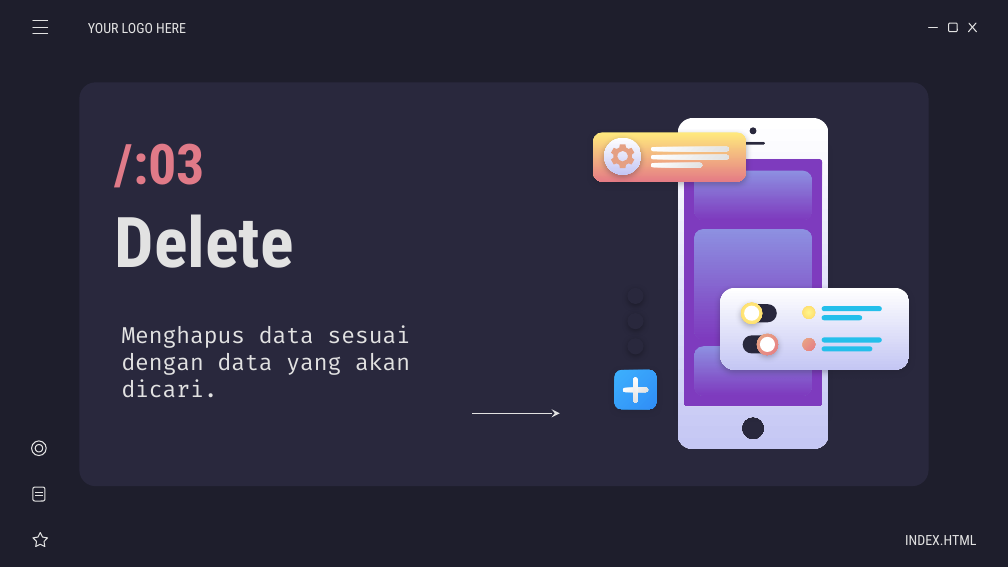
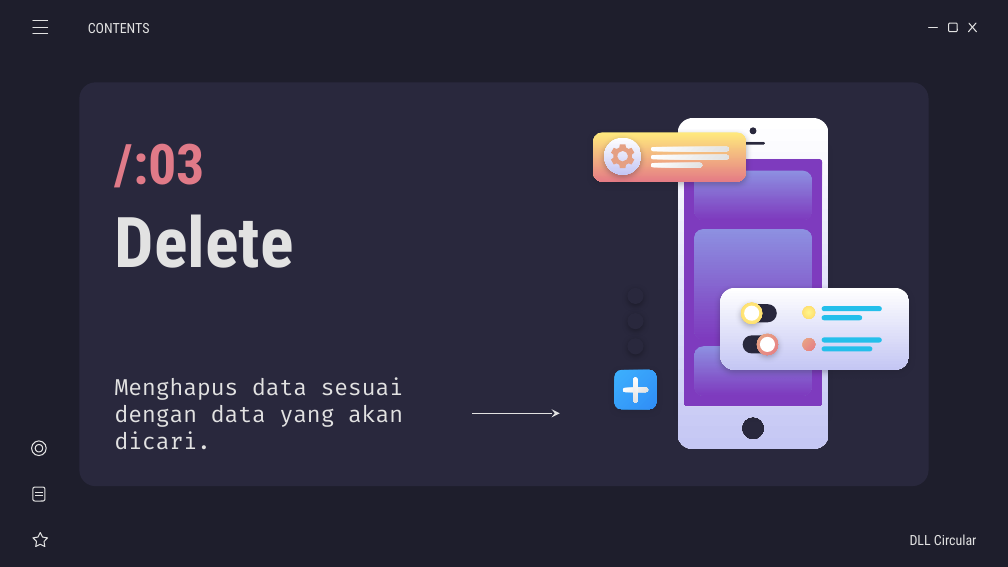
Before and after one commit to weztcy/Semester-3, a slide deck: slide 9 of Struktur Data/List Game - Kelompok 5.pptx (slide 6 before the commit). Drawn at 1008x567 pixels with LibreOffice and Linux fonts; fonts in the diff are those of the drawing. Boxes give left, top, right and bottom in pixels: in the first picture for what was removed or moved away, otherwise in the second. Text is boxed around its words. In the diff, an @@ line names an element or a change of style, - is before the commit and + after.

```diff
--- a/Struktur Data/List Game - Kelompok 5.pptx
+++ b/Struktur Data/List Game - Kelompok 5.pptx
@@ subtitle at (88, 23, 150, 33): text changed @@
-YOUR LOGO HERE
+CONTENTS
@@ text "Menghapus data sesuai dengan data ...": place and size @@
-text "Menghapus data sesuai dengan data ..." at (122, 325, 410, 398)
+text "Menghapus data sesuai dengan data ..." at (115, 377, 403, 450)
@@ subtitle at (910, 534, 977, 545): text changed @@
-INDEX.HTML
+DLL Circular
```
Also in this commit, not shown: 15 other slides changed, 3 other files.
